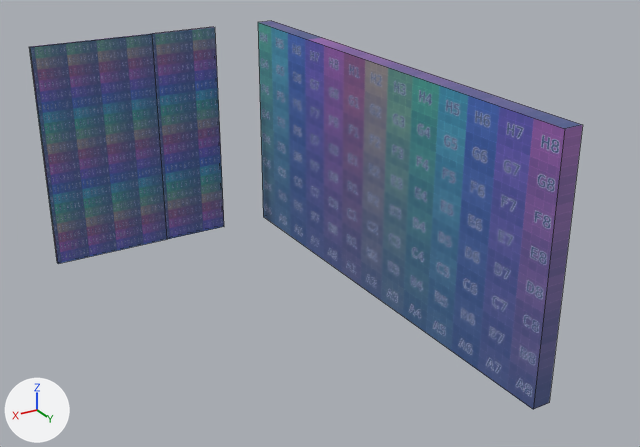
Two versions of the Blender file Assets/Models/blender~/Wall.blend, one commit apart.
Rendered twice from a 50 mm camera at (24.6, 144.7, 91.3) aimed at (-46.8, 25.6, 31.8). Every picture has the same lights, and +X, +Y and +Z are marked at lower left. The first picture is the older version. Mesh edges are drawn as thin lines. The same objects are shown in both versions, whatever each file hides.
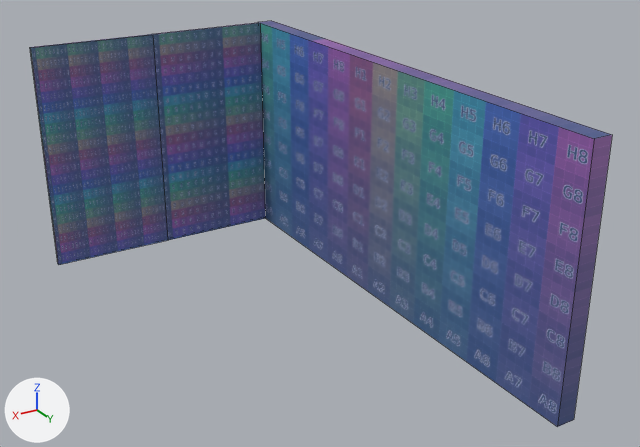
Changed parts and their boxes [x1, y1, x2, y2] in the pictures (640 x 447 px; the box of a moved part takes in the faces that stretch with it):
```json
{"object": "Cube.058", "change": "rescaled", "before": [258, 21, 583, 409], "after": [258, 21, 612, 427], "on screen": "9% wider"}
{"object": "Cube.104", "change": "reshaped, moved", "before": [29, 27, 224, 264], "after": [30, 23, 266, 265], "on screen": "21% wider"}
{"part": 1, "of": "me_cube_163", "change": "moved or reshaped", "before": [152, 27, 224, 239], "after": [153, 23, 266, 240]}
```

Scene script edits in JSON lines:
```json
{"block": "me_cube_163", "where": "# used by ob_cube_104; location = (-32.3, -26.3, 10.7); rotation_euler = (0.0, 0.0, 1.571), in degrees (0, 0, 90)"}
{"block": "me_cube_163", "where": "# before: 2 (-0.4, 20.0, 0.2), 3 (-0.4, 20.0, 45.3) at pixel (213, 26), 6 (0.4, 20.0, 0.2) at pixel (224, 226), 7 (0.4, 20.0, 45.3) at pixel (215, 27)"}
{"op": "remove", "block": "me_cube_163", "code": "me_cube_163.from_pydata(...)  # 12 vertices, 10 faces; spans x -0.4..0.4, y -18.0..20.0, z 0.2..45.3"}
{"op": "add", "block": "me_cube_163", "code": "me_cube_163.from_pydata(...)  # 12 vertices, 10 faces; spans x -0.4..0.4, y -18.0..30.3, z 0.2..45.3"}
{"block": "me_cube_163", "change": "me_cube_163 part 1"}
{"op": "add", "block": "me_cube_163", "code": "for i in [2, 3, 6, 7]: me_cube_163.vertices[i].co += Vector((0.0, 10.3, 0.0))"}
{"block": "me_cube_110", "where": "# used by ob_cube_058; location = (-64.3, 18.3, 34.4); rotation_euler = (0.0, 1.571, 0.0), in degrees (0, 90, 0); scale = (1.0, 1.0, 29.2)"}
{"op": "remove", "block": "me_cube_110", "code": "me_cube_110.from_pydata(...)  # 8 vertices, 6 faces; spans x -21.5..23.6, y -44.9..44.9, z -0.1..0.1"}
{"op": "add", "block": "me_cube_110", "code": "me_cube_110.from_pydata(...)  # 8 vertices, 6 faces; spans x -21.5..23.6, y -44.9..50.1, z -0.1..0.1"}
{"block": "me_cube_110", "change": "me_cube_110 part 2: the whole mesh is scaled about its middle by (1, 1.06, 1), then moved by (0.0, 2.6, 0.0)"}
{"op": "set", "path": "ob_cube_104.location", "old": "(-32.3, -26.3, 10.7)", "new": "(-32.3, -25.7, 10.7)"}
```
